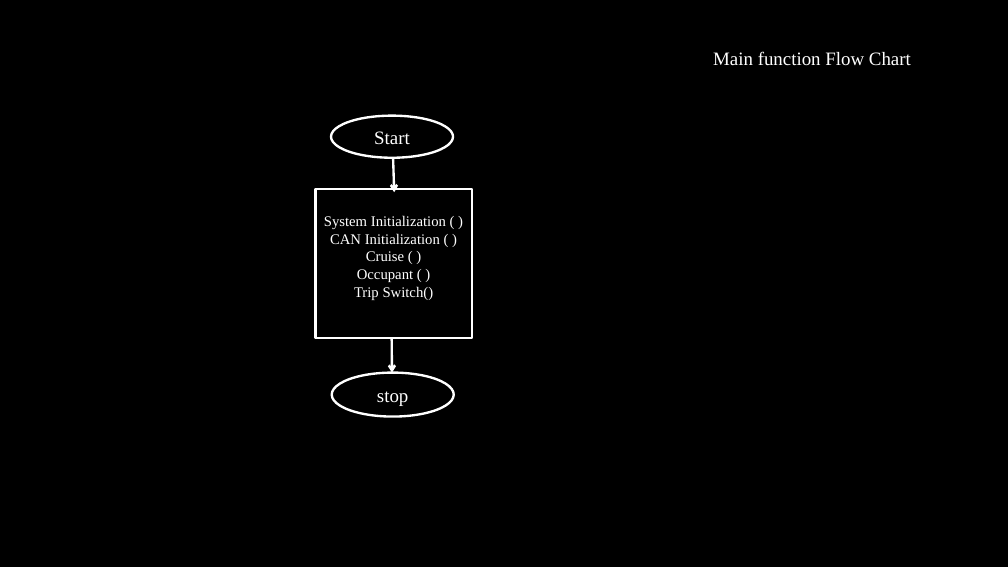
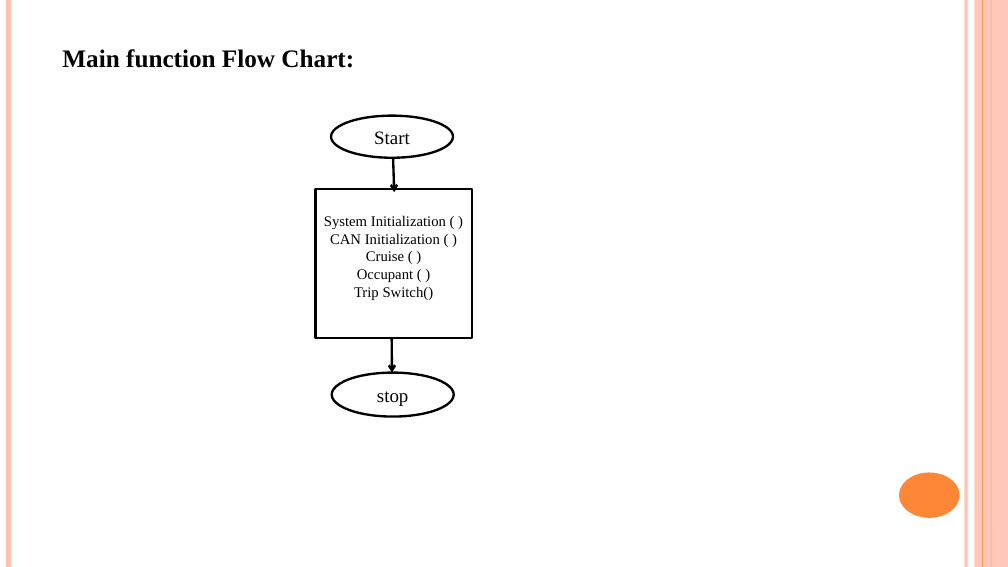
Before and after one commit to SKUP-BATCH4/TEAM-5-IC, a slide deck: slide 12 of INSTRUMENTAL CLUSTER.pptx (slide 13 before the commit). Drawn at 1008x567 pixels with LibreOffice and Linux fonts; fonts in the diff are those of the drawing; background and template pictures are left out. Boxes give left, top, right and bottom in pixels: in the first picture for what was removed or moved away, otherwise in the second. Text is boxed around its words. In the diff, an @@ line names an element or a change of style, - is before the commit and + after.

```diff
--- a/INSTRUMENTAL CLUSTER.pptx
+++ b/INSTRUMENTAL CLUSTER.pptx
@@ background picture (left out) to #FFFFFF @@
@@ line added from (8, 0) to (8, 567), #FEC3AE 4.5 pt @@
@@ line added from (966, 0) to (966, 567), #FEC3AE 3 pt @@
@@ rectangle added at (975,0,1008,567), fill #FEC3AE at 87% opacity @@
@@ line added from (983, 0) to (983, 567), #FE8637 0.75 pt @@
@@ line added from (991, 0) to (991, 567), #FE8637 1.5 pt @@
@@ text at (62,49,354,68): text changed; size 18 to 24 pt; text colour #FFFFFF to #000000; bold on @@
-Main function Flow Chart
+Main function Flow Chart:
@@ arrow (393, 159) - (394, 192): stroke #FFFFFF 2.25 pt to #000000 2.25 pt @@
@@ arrow (392, 339) - (392, 373): stroke #FFFFFF 2.25 pt to #000000 2.25 pt @@
@@ text colour #FFFFFF to #000000; outline #FFFFFF 2.25 pt to #000000 2.25 pt in 3 elements at (315,189,472,338), (331,116,453,158), (332,373,454,417) @@
@@ ellipse added at (899,473,960,518), fill #FE8637 @@
```
Also in this commit, not shown: 10 other slides changed, 6 slides added, 2 slides removed.
